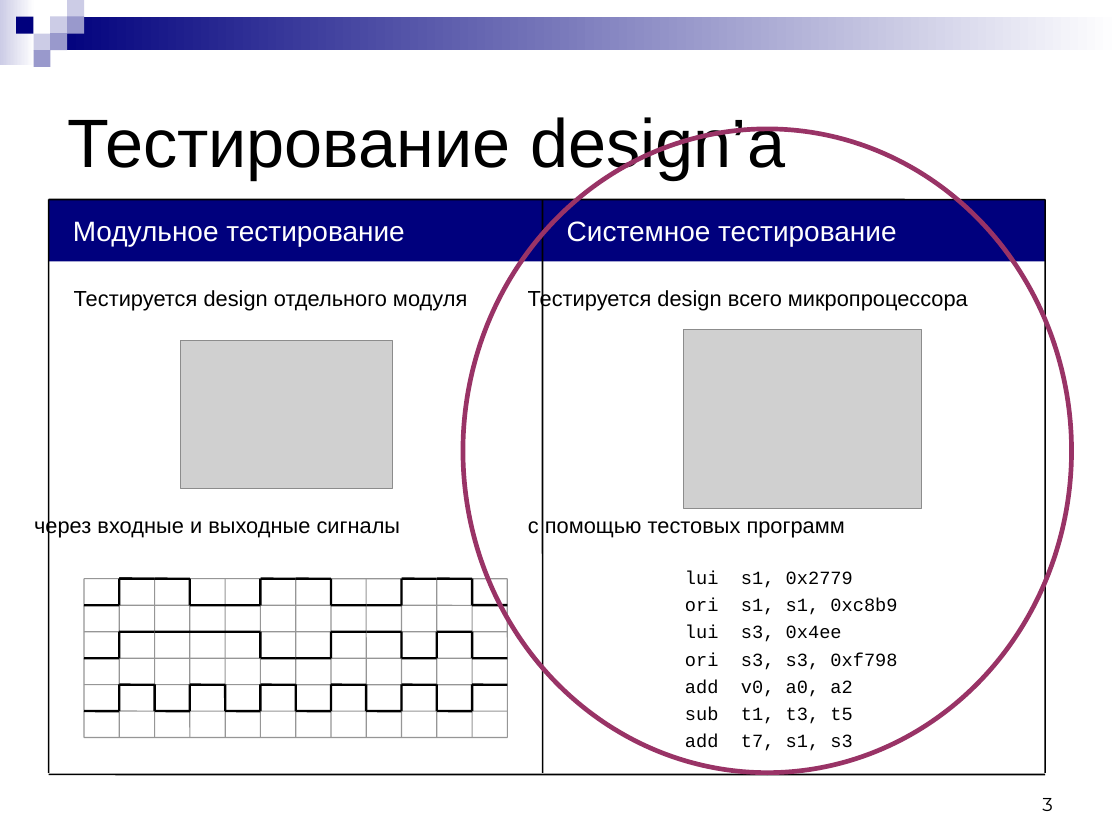
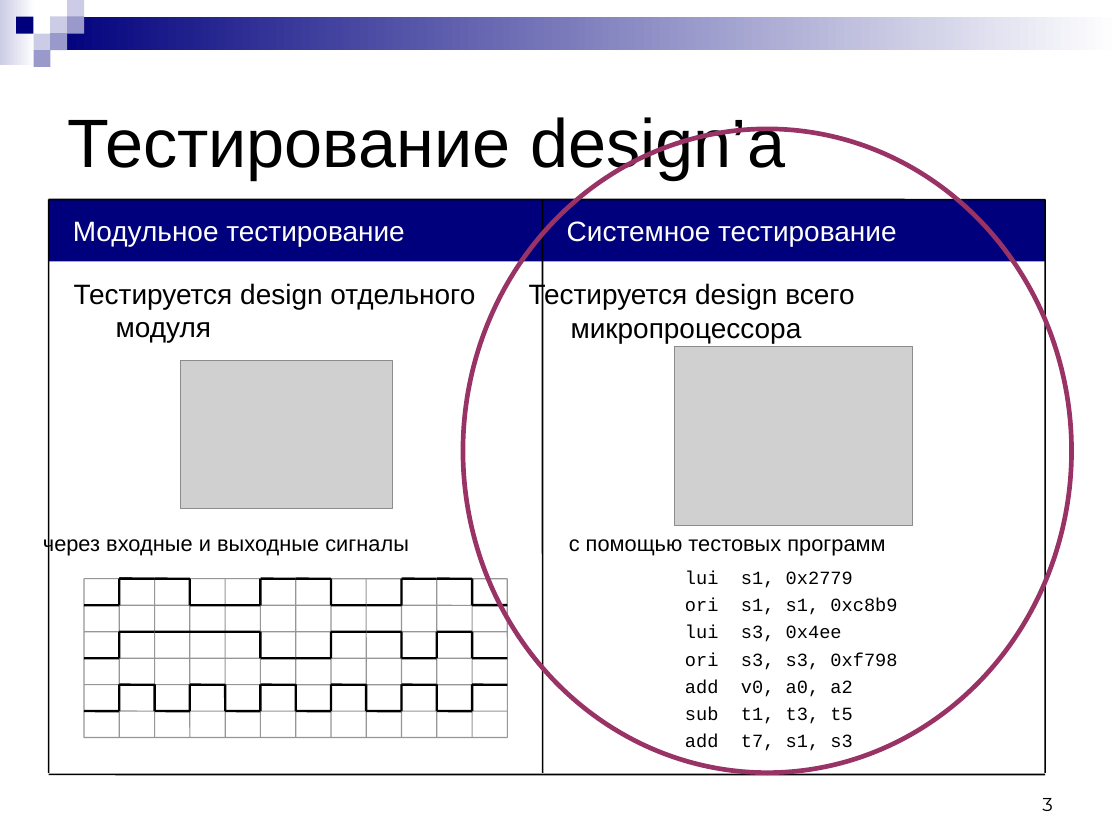
Before and after one commit to kornevgen/tesla-project, a slide deck: slide 3 of papers/LomoRead-2010/lomonosov-talk.ppt. Drawn at 1120x840 pixels with LibreOffice and Linux fonts; fonts in the diff are those of the drawing; grey boxes stand for pictures. Boxes give left, top, right and bottom in pixels: in the first picture for what was removed or moved away, otherwise in the second. Text is boxed around its words. In the diff, an @@ line names an element or a change of style, - is before the commit and + after.

```diff
--- a/papers/LomoRead-2010/lomonosov-talk.ppt
+++ b/papers/LomoRead-2010/lomonosov-talk.ppt
@@ text "Тестируется design отдельного модуля": place and size @@
-text "Тестируется design отдельного модуля" at [74, 290, 467, 311]
+text "Тестируется design отдельного модуля" at [74, 283, 475, 342]
@@ text "Тестируется design отдельного модуля" at [74, 283, 475, 342]: size 14 to 18 pt; more space between paragraphs @@
@@ text "Тестируется design всего микропроцессора" at [529, 282, 854, 343]: size 14 to 18 pt; more space between paragraphs @@
@@ text "Тестируется design всего микропроцессора": place and size @@
-text "Тестируется design всего микропроцессора" at [528, 289, 968, 311]
+text "Тестируется design всего микропроцессора" at [529, 282, 854, 343]
@@ picture: place and size @@
-picture at [683, 329, 922, 508]
+picture at [674, 347, 913, 526]
@@ picture: place and size @@
-picture at [180, 340, 392, 488]
+picture at [180, 361, 392, 508]
@@ text "через входные и выходные сигналы": place and size @@
-text "через входные и выходные сигналы" at [34, 516, 401, 538]
+text "через входные и выходные сигналы" at [43, 533, 409, 555]
@@ text "с помощью тестовых программ": place and size @@
-text "с помощью тестовых программ" at [528, 521, 845, 538]
+text "с помощью тестовых программ" at [569, 539, 885, 555]
```
Also in this commit, not shown: 4 other slides changed, 3 slides added, 3 slides removed.
